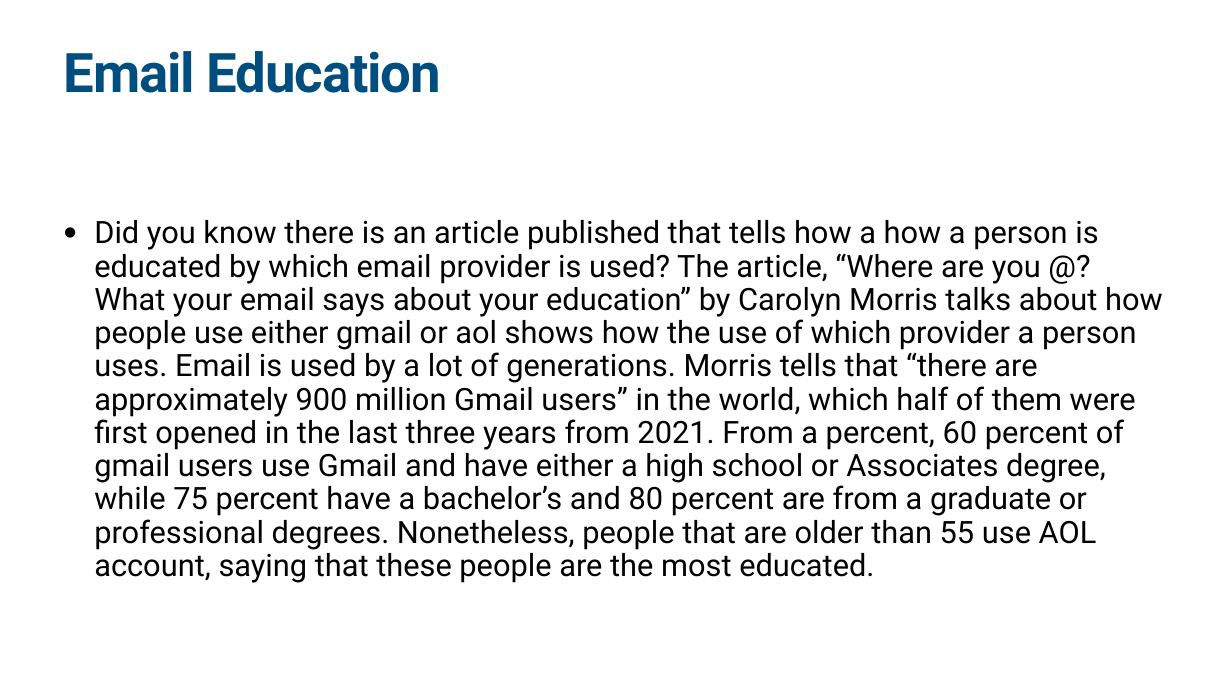
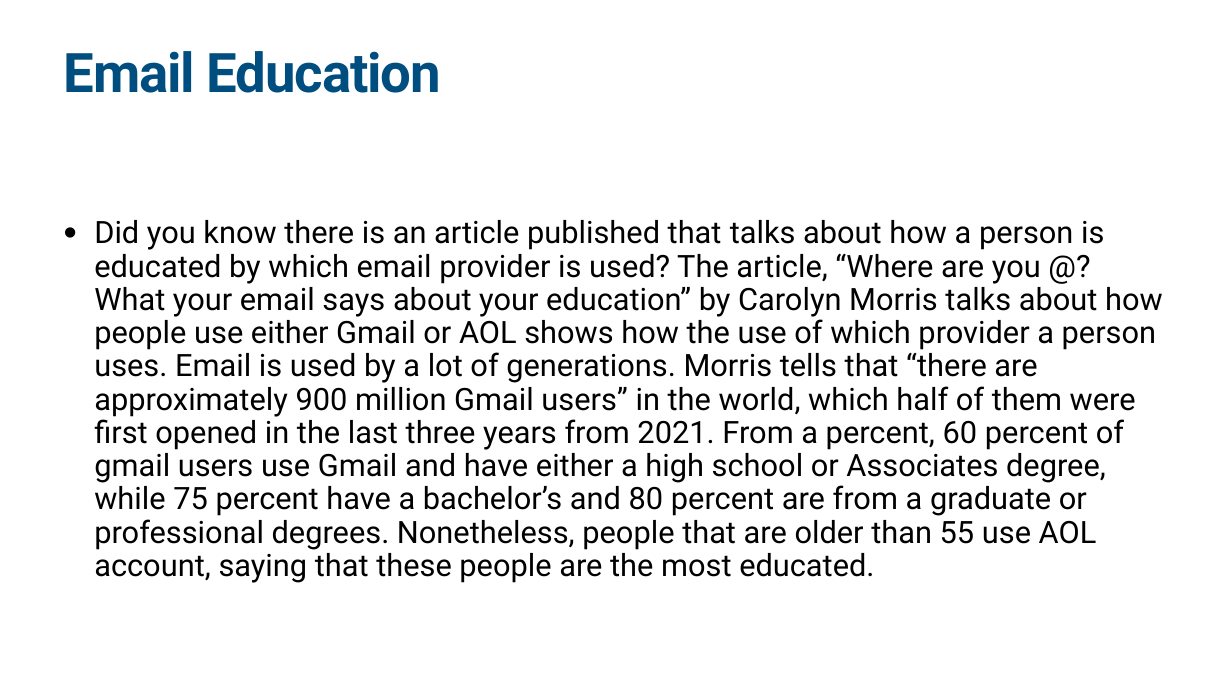
Before and after one commit to Jake-guerrero/Email-Usage, a slide deck: slide 5 of Email Usage.pptx. Drawn at 1232x693 pixels with LibreOffice and Linux fonts; fonts in the diff are those of the drawing. Boxes give left, top, right and bottom in pixels: in the first picture for what was removed or moved away, otherwise in the second. Text is boxed around its words. In the diff, an @@ line names an element or a change of style, - is before the commit and + after.

```diff
--- a/Email Usage.pptx
+++ b/Email Usage.pptx
@@ text at [94,220,1163,583]: text changed @@
-• Did you know there is an article published that tells how a how a person is educated by which email provider is used? The article, “Where are you @? What your email says about your education” by Carolyn Morris talks about how people use either gmail or aol shows how the use of which provider a person uses. Email is used by a lot of generations. Morris tells that “there are approximately 900 million Gmail users” in the world, which half of them were first opened in the last three years from 2021. From a percent, 60 percent of gmail users use Gmail and have either a high school or Associates degree, while 75 percent have a bachelor’s and 80 percent are from a graduate or professional degrees. Nonetheless, people that are older than 55 use AOL account, saying that these people are the most educated.
+• Did you know there is an article published that talks about how a person is educated by which email provider is used? The article, “Where are you @? What your email says about your education” by Carolyn Morris talks about how people use either Gmail or AOL shows how the use of which provider a person uses. Email is used by a lot of generations. Morris tells that “there are approximately 900 million Gmail users” in the world, which half of them were first opened in the last three years from 2021. From a percent, 60 percent of gmail users use Gmail and have either a high school or Associates degree, while 75 percent have a bachelor’s and 80 percent are from a graduate or professional degrees. Nonetheless, people that are older than 55 use AOL account, saying that these people are the most educated.
```
Also in this commit, not shown: 1 other slide changed.
